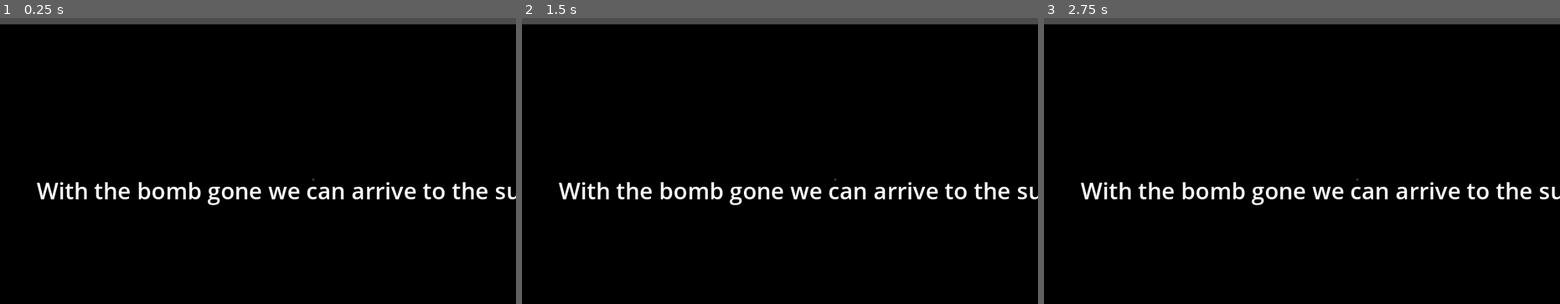
Above: before the commit, frames 1-3 (left to right).
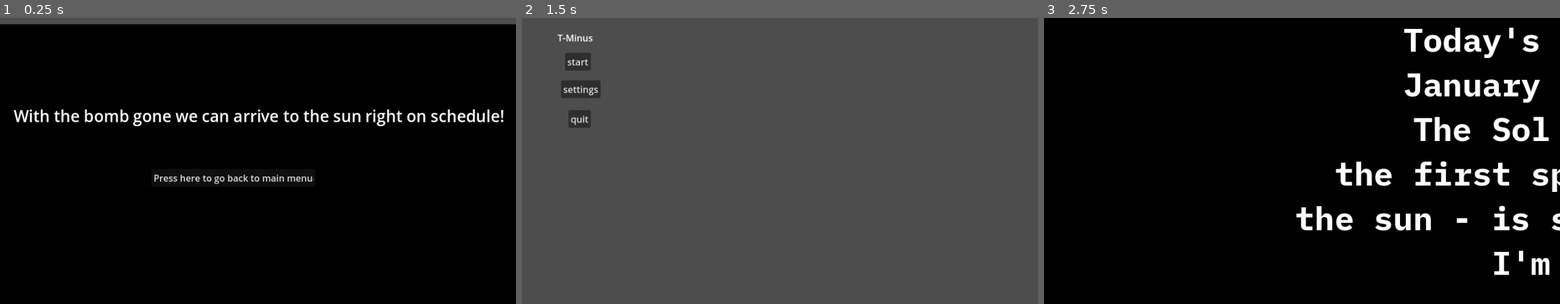
Above: after the commit, the same moments.

Repository: TheMillsheistyoftheEast/T-Minus
Game: Godot game, scene res://scenes/end_scene.tscn
Two runs of this game, one before a commit and one after it. Both use one fixed random seed, a clock stepped at 60 frames per second and the inputs below. This scene is started directly instead of the project's main scene.
Inputs (mouse positions are in pixels of both pictures, inside the frame that each line leads up to):
- Up to frame 1 (0.25 s): no input
- Up to frame 2 (1.5 s): tap Enter at 0.5 s; hold Right (ui_right) 0.53-1.25 s; click (754, 178) at 1.25 s, where only the run after the commit has a clickable "Press here to go back to main…"
- Up to frame 3 (2.75 s): click (1100, 60) at 2 s, where only the run after the commit has a clickable "start"

The runs differ from the first frame. In frame 1, 4.4% of the frame differs, in the area x 2-100%, y 31-66%; in frame 2, 98%, in the area x 0-100%, y 2-100%; in frame 3, 10%.

Commit message:
changed sizes

Diff:
--- a/scenes/end_scene.tscn
+++ b/scenes/end_scene.tscn
@@ -28,18 +28,18 @@
 texture = ExtResource("1_nld2j")
 
 [node name="Label" type="Label" parent="."]
-offset_left = 64.0
-offset_top = 274.0
-offset_right = 1290.0
-offset_bottom = 329.0
-theme_override_font_sizes/font_size = 40
+offset_left = 24.0
+offset_top = 152.0
+offset_right = 1250.0
+offset_bottom = 207.0
+theme_override_font_sizes/font_size = 28
 text = "With the bomb gone we can arrive to the sun right on schedule!"
 
 [node name="Button" type="Button" parent="."]
-offset_left = 446.0
-offset_top = 531.0
-offset_right = 732.0
-offset_bottom = 562.0
+offset_left = 264.0
+offset_top = 264.0
+offset_right = 550.0
+offset_bottom = 295.0
 text = "Press here to go back to main menu
 "
 
--- a/scripts/cut_the_wires_game.gd
+++ b/scripts/cut_the_wires_game.gd
@@ -59,6 +59,3 @@
 func _on_green_wire_pressed() -> void:
 	green_pre_cut.hide()
 	green_post_cut.show()
-
-func recieve(blueWireCut):
-	print("done")
